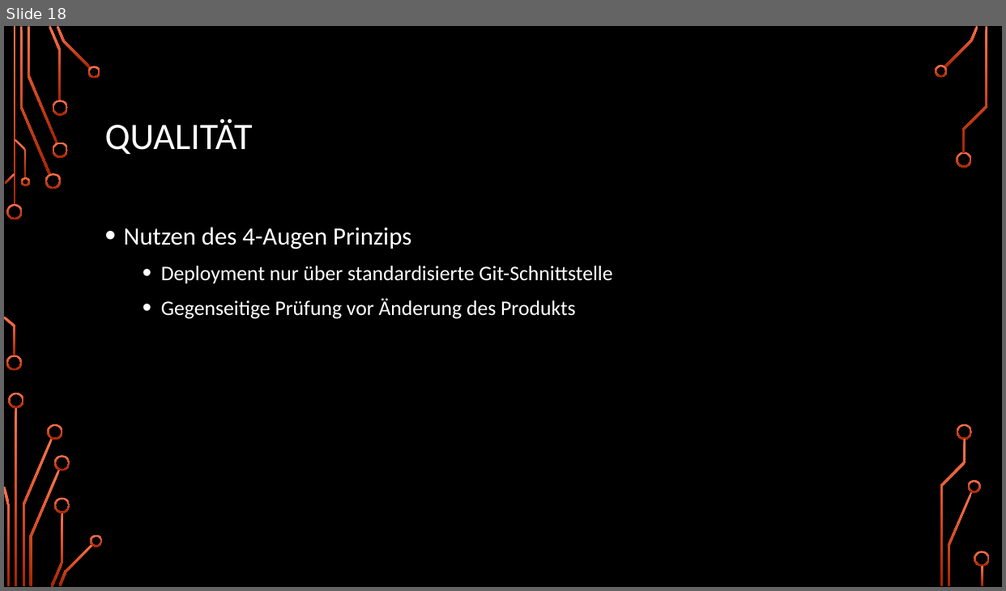
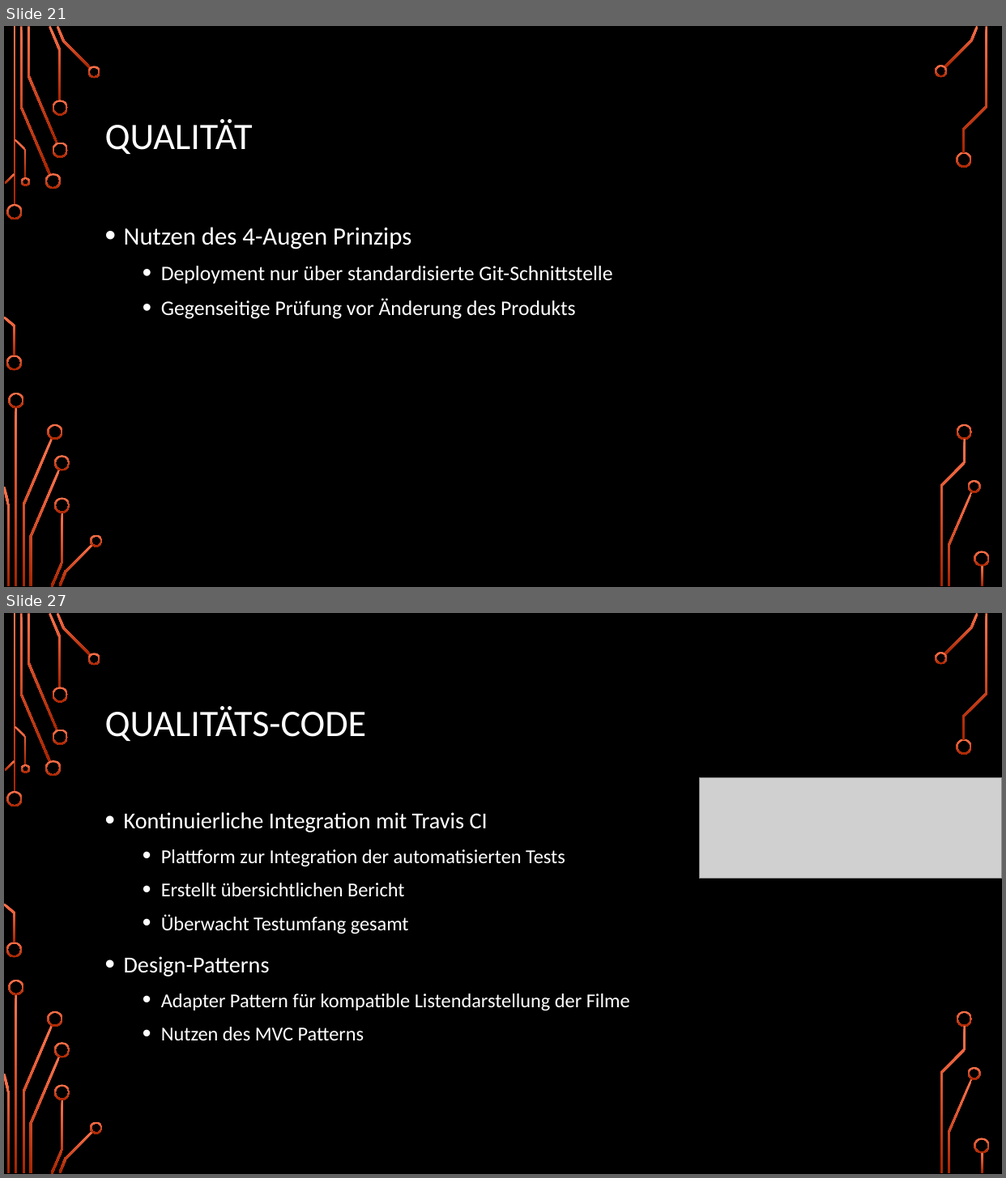
Before and after one commit to DudeStudienarbeitLMAO/TINF15B4-LSMF, a slide deck: docs/Midterm-Presentation/SoftwareEngineering_Präsi.pptx. Shown one above the other, each under a label of ours: slide 18 before the commit, slides 21 and 27 after it; the slides between them are not shown. The pictures are 1006x591 and 1006x1178 pixels, drawn with LibreOffice and Linux fonts; fonts in the diff are those of the drawing; grey boxes stand for pictures; background and template pictures are left out. Boxes give left, top, right and bottom in pixels: in the first picture for what was removed or moved away, otherwise in the second. Text is boxed around its words. In the diff, an @@ line names an element or a change of style, - is before the commit and + after.

```diff
--- a/docs/Midterm-Presentation/SoftwareEngineering_Präsi.pptx
+++ b/docs/Midterm-Presentation/SoftwareEngineering_Präsi.pptx
@@ slide 27 added at <box>4,613,1002,1174</box>, background picture (left out); not listed: 36 template elements that a slide beside it also shows @@
@@ title added at <box>105,706,367,741</box>, 36 pt, text #FFFFFF @@
+QUALITÄTS-CODE
@@ picture added at <box>700,777,1002,879</box> @@
@@ text added at <box>124,812,630,1041</box>, 19 pt, text #FFFFFF @@
+• Kontinuierliche Integration mit Travis CI
+  • Plattform zur Integration der automatisierten Tests
+  • Erstellt übersichtlichen Bericht
+  • Überwacht Testumfang gesamt
+• Design-Patterns
+  • Adapter Pattern für kompatible Listendarstellung der Filme
+  • Nutzen des MVC Patterns
@@ what was slide 18 is now slide 21 @@
```
Also in this commit, not shown: 7 slides changed, 20 other slides added, 9 slides removed, 2 other files.
